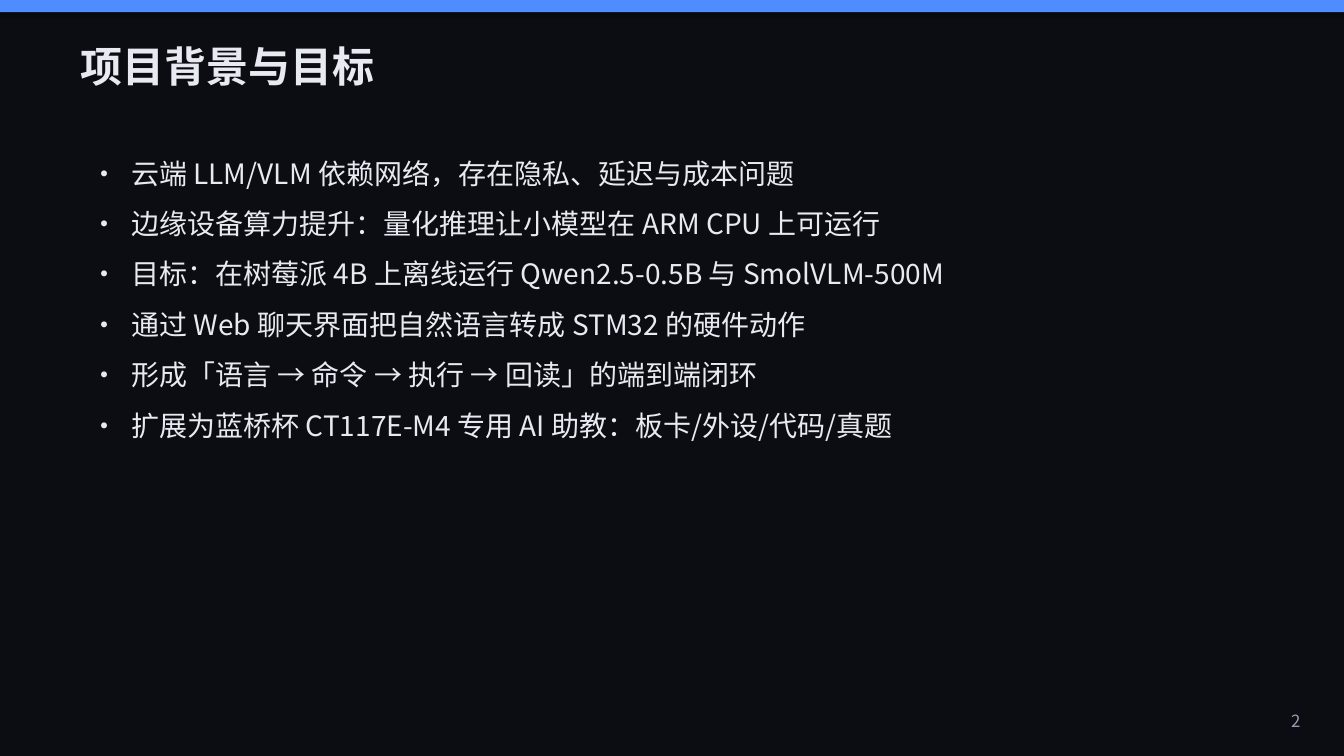
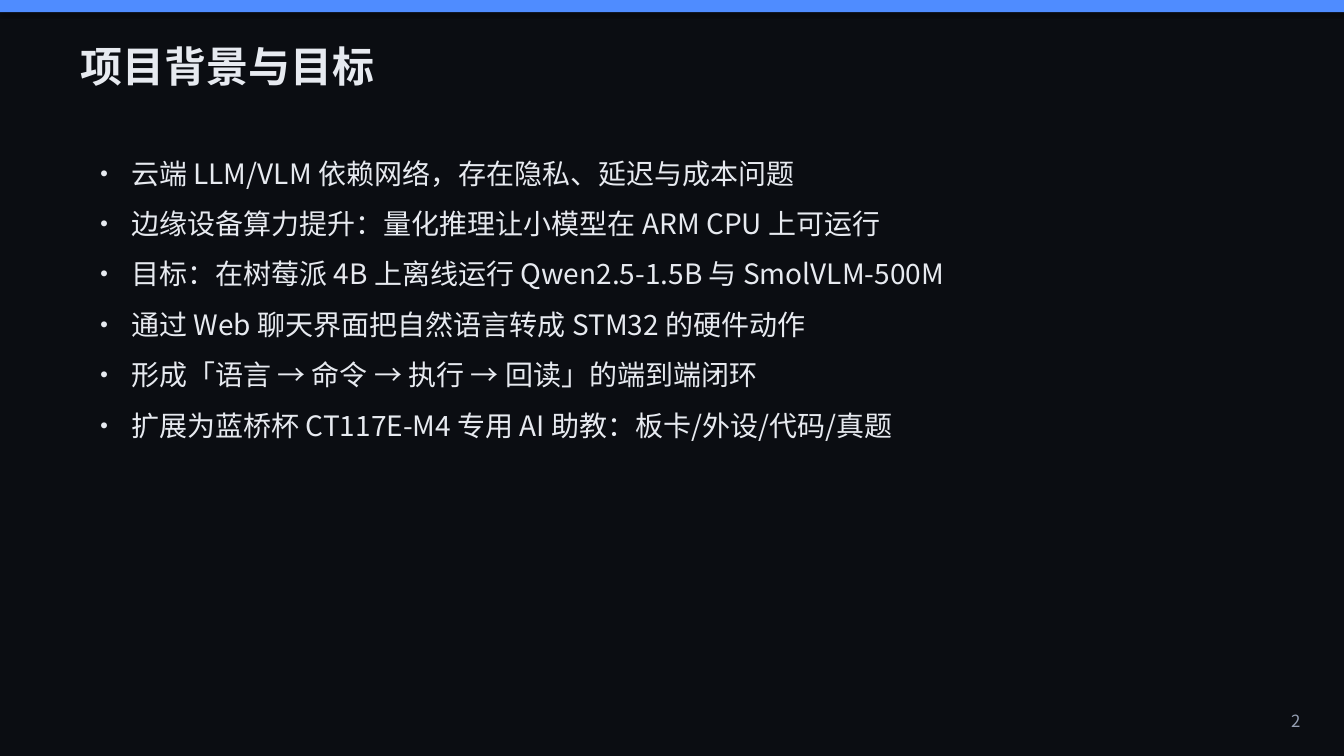
Before and after one commit to Apple-1814/Design-and-Implementation-of-an-Edge-Side-Multimodal-AI-Interaction-Terminal-Based-on-Raspberry-Pi-4, a slide deck: slide 2 of paper/答辩PPT.pptx. Drawn at 1344x756 pixels with LibreOffice and Linux fonts; fonts in the diff are those of the drawing. Boxes give left, top, right and bottom in pixels: in the first picture for what was removed or moved away, otherwise in the second. Text is boxed around its words. In the diff, an @@ line names an element or a change of style, - is before the commit and + after.

```diff
--- a/paper/答辩PPT.pptx
+++ b/paper/答辩PPT.pptx
@@ text at [131,260,944,289]: text changed @@
-• 目标：在树莓派 4B 上离线运行 Qwen2.5-0.5B 与 SmolVLM-500M
+• 目标：在树莓派 4B 上离线运行 Qwen2.5-1.5B 与 SmolVLM-500M
```
Also in this commit, not shown: 3 other slides changed, 26 other files.
